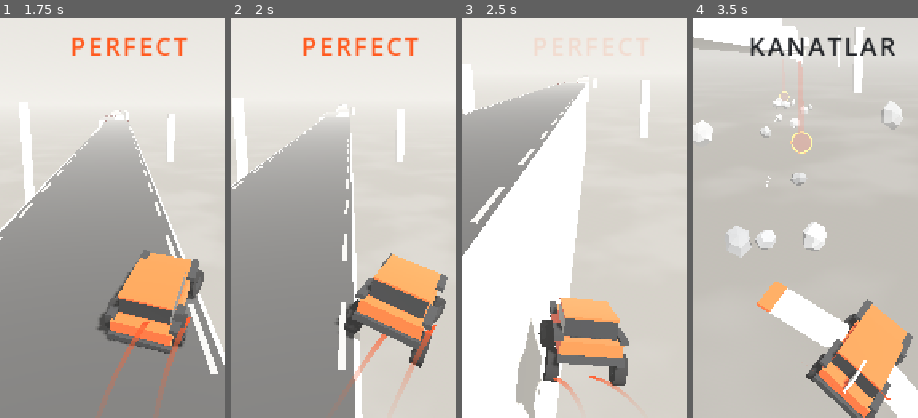
Above: before the commit, frames 1-4 (left to right).
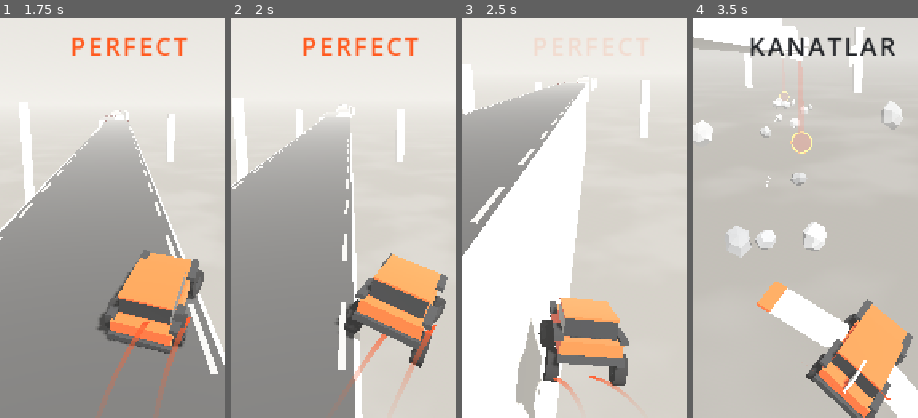
Above: after the commit, the same moments.

Repository: basarbellisan/Runny
Game: Godot game, scene res://scenes/menu.tscn
Same seed, same stepped clock (60 frames per second), same inputs: the game is played once before the commit and once after it.
Inputs (mouse positions are % of the whole screen's width and height, from its top left):
- Up to frame 1 (1.75 s): click "BAŞLA" at 0.5 s; tap Enter at 1.25, 1.35 s; move the mouse to (72, 45) at 1.27 s; hold D from 1.28 s (still down); click (72, 45) at 1.42 s; tap Space at 1.52 s
- Up to frame 2 (2 s): keep holding D
- Up to frame 3 (2.5 s): release D at 2 s; drag from (30, 55) to (45, 70) at 2.02 s
- Up to frame 4 (3.5 s): move the mouse to (60, 28) at 2.77 s; hold D from 2.78 s (still down); tap Enter at 2.85 s
The pictures show only the part of the screen within x 21-71%, y 29-79%; the shares and areas given below are measured in that part.

Frame 1 is identical in both runs. In frame 2, 0.2% of the frame differs, in the area x 28-54%, y 22-30%; in frame 3, 0.1%; in frame 4, 0.5%, in the area x 22-72%, y 4-18%.

Commit message:
Gravel hits harder: slower, slippery, shoves the car around
On gravel the car drops to 55% speed with 30% grip, and the stones shove
it left and right with a push that changes direction every ~0.25 s
(the nose swings with it, the body shakes harder). The stumble carries
on for 0.6 s after leaving the gravel. Speed recovers faster afterwards,
and gravel strips end earlier before the runway lights so the launch
stays fair.

Co-Authored-By: Claude Opus 5.5 <noreply@anthropic.com>
Claude-Session: https://claude.ai/code/session_016S88RPn945sNcGg6oLe6PH

Diff:
--- a/scripts/car.gd
+++ b/scripts/car.gd
@@ -88,8 +88,11 @@
 
 @export_group("Zemin")
 ## Çakılda ileri hız bu orana düşer, direksiyon tutuşu bu orana iner
-@export var gravel_speed := 0.65
-@export var gravel_grip := 0.5
+@export var gravel_speed := 0.55
+@export var gravel_grip := 0.3
+## Çakılda arabayı sağa sola savuran itiş (m/s²) ve çakıldan çıkınca süren sendeleme (sn)
+@export var gravel_shove := 30.0
+@export var gravel_after := 0.6
 
 @export_group("Uçuş")
 ## Alt katmanın uçuş yüksekliği
@@ -128,6 +131,10 @@
 var burning := false
 ## Çakılın üstündeyiz
 var on_gravel := false
+## Çakılın savurması: yavaş değişen yana itiş
+var _gravel_push := 0.0
+var _gravel_push_target := 0.0
+var _gravel_timer := 0.0
 ## Zeminin ileri hıza etkisi (1: asfalt)
 var surface_drag := 1.0
 ## Uçarken iki parmak: yükseliyor muyuz
@@ -294,10 +301,20 @@
 		on_gravel = roads != null and roads.gravel_at(global_position)
 		if on_gravel:
 			control *= gravel_grip
-			velocity.x += randf_range(-1.0, 1.0) * 14.0 * delta
-			# Taşlar gövdeyi sarsar
-			_bounce_v += randf_range(-1.0, 1.0) * 40.0 * delta
-			roll_rate += randf_range(-1.0, 1.0) * 6.0 * delta
+			# Taşlar arabayı sağa sola savurur (her ~0.25 sn yön değişir), gövdeyi sarsar
+			_gravel_timer -= delta
+			if _gravel_timer <= 0.0:
+				_gravel_timer = randf_range(0.15, 0.35)
+				_gravel_push_target = randf_range(-1.0, 1.0) * gravel_shove
+			_bounce_v += randf_range(-1.0, 1.0) * 70.0 * delta
+			roll_rate += randf_range(-1.0, 1.0) * 14.0 * delta
+			# Çakıldan çıkınca da bir süre sendeler
+			_stumble = maxf(_stumble if _stumble_time > 0.0 else 0.0, 0.45)
+			_stumble_time = maxf(_stumble_time, gravel_after)
+		else:
+			_gravel_push_target = 0.0
+		_gravel_push = lerpf(_gravel_push, _gravel_push_target, 1.0 - exp(-8.0 * delta))
+		velocity.x += _gravel_push * delta
 		# Sert inişten sonra araba sendeler: tutuş azalır, gövde yana savrulur
 		if _stumble_time > 0.0:
 			_stumble_time -= delta
@@ -311,7 +328,7 @@
 			_last_segment = under
 	velocity.x = move_toward(velocity.x, _steer * steer_speed, steer_accel * control * delta)
 	surface_drag = move_toward(surface_drag, gravel_speed if on_gravel and on_floor else 1.0,
-		delta * (1.5 if on_gravel else 0.7))
+		delta * (1.5 if on_gravel else 1.4))
 	if on_floor:
 		velocity.z = -forward_speed * surface_drag
 	else:
@@ -631,7 +648,8 @@
 func _update_visual(delta: float) -> void:
 	_update_attitude(delta)
 	var forward := maxf(-velocity.z, 1.0)
-	_yaw = lerpf(_yaw, -atan2(velocity.x, forward) * 0.8, 1.0 - exp(-10.0 * delta))
+	# Çakılda savrulurken burun da sağa sola kayar
+	_yaw = lerpf(_yaw, -atan2(velocity.x, forward) * 0.8 - _gravel_push * 0.008, 1.0 - exp(-10.0 * delta))
 	_body.rotation = Vector3(pitch, _yaw, roll)
 	# Süspansiyon yaylanması (inişte gövde çöker ve toparlanır)
 	_bounce_v += (-suspension_stiffness * _bounce - suspension_damping * _bounce_v) * delta
--- a/scripts/road_generator.gd
+++ b/scripts/road_generator.gd
@@ -762,8 +762,16 @@
 	while z > z_last:
 		var gravel := _rng.randf() < 0.35
 		var depth := _rng.randf_range(10.0, 20.0) if gravel else 1.2
-		if z - depth < z_last:
-			break
+		# Çakıldan sonra sendeleme geçsin, hız toparlansın: ışıklara biraz daha erken biter
+		var end_margin := v * 0.7 if gravel else 0.0
+		if z - depth - end_margin < z_last:
+			if gravel:
+				gravel = false
+				depth = 1.2
+				if z - depth < z_last:
+					break
+			else:
+				break
 		var x0: float
 		var x1: float
 		if not gravel and w >= lane * 2.0 + 1.6 and _rng.randf() < 0.3:
--- a/scripts/tuning.gd
+++ b/scripts/tuning.gd
@@ -26,7 +26,9 @@
 	["GAZ", "car", "boost_kick", "Ateşlemede burun vuruşu", 0, 8, 0.1],
 	["GAZ", "car", "boost_recharge_time", "Yakıt dolma süresi (sn)", 0.2, 5, 0.1],
 	["GAZ", "car", "gravel_speed", "Çakılda hız oranı", 0.3, 1, 0.02],
-	["GAZ", "car", "gravel_grip", "Çakılda tutuş", 0.1, 1, 0.05],
+	["GAZ", "car", "gravel_grip", "Çakılda tutuş", 0.05, 1, 0.05],
+	["GAZ", "car", "gravel_shove", "Çakılda savrulma", 0, 80, 1],
+	["GAZ", "car", "gravel_after", "Çakıldan sonra sendeleme (sn)", 0, 2, 0.05],
 	["HAVA & İNİŞ", "car", "air_lean_deg", "Havada direksiyonla yatma (°)", 0, 60, 1],
 	["HAVA & İNİŞ", "car", "air_lean_time", "Yatmanın sönme süresi (sn)", 0.05, 1.5, 0.05],
 	["HAVA & İNİŞ", "car", "air_self_level", "Havada kendiliğinden düzelme", 0, 3, 0.05],
Not shown, changed: README.md
